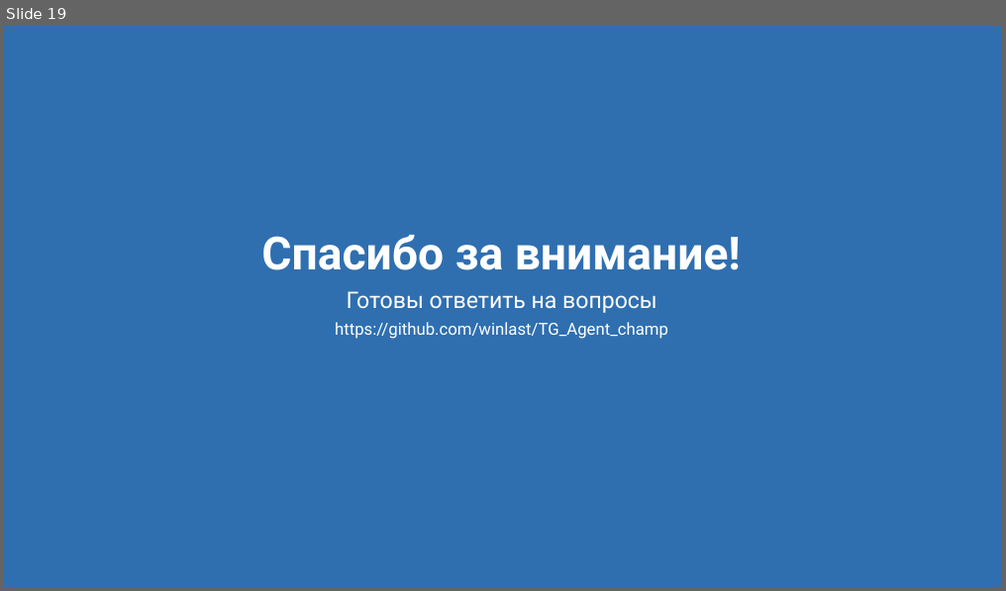
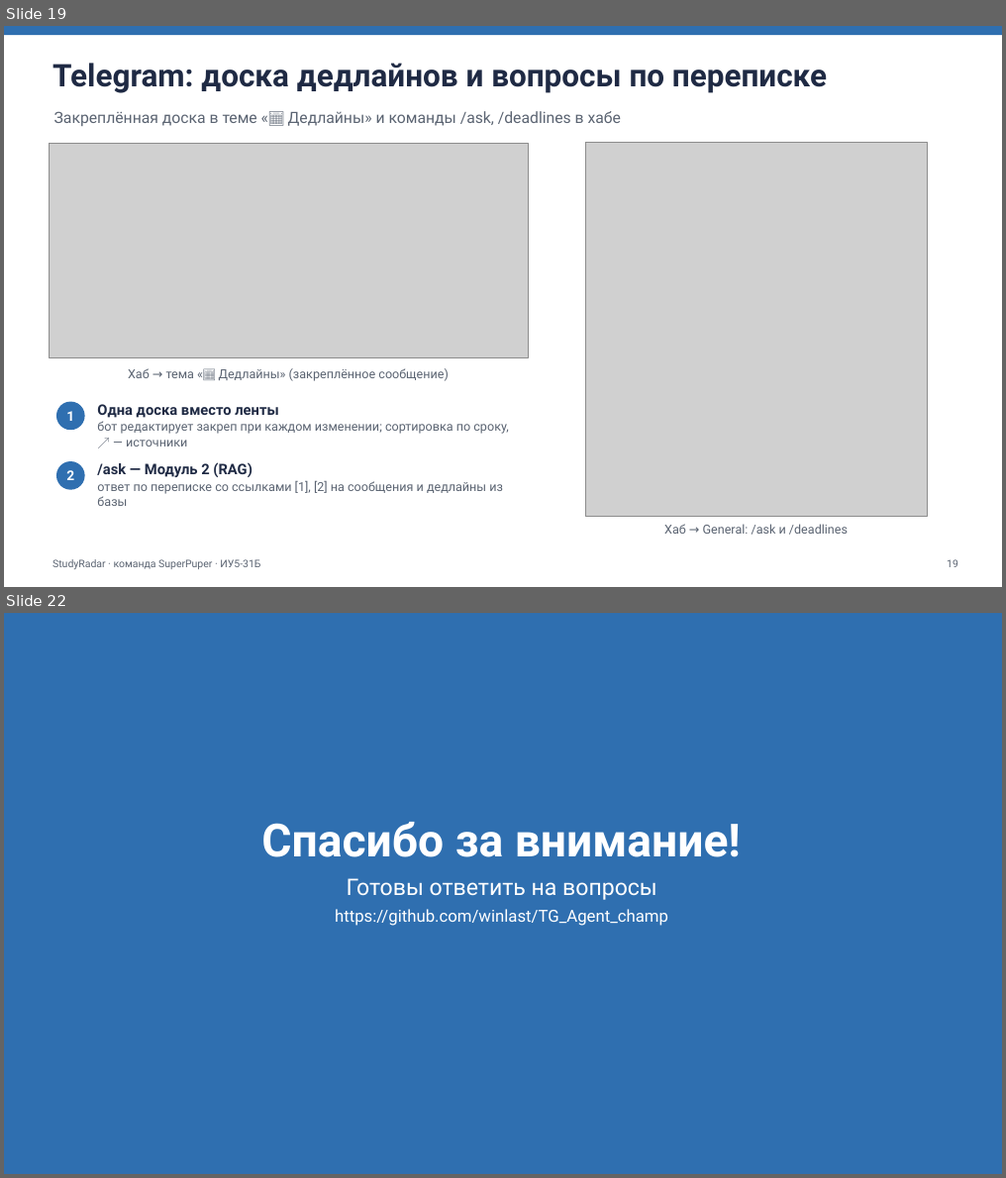
Before and after one commit to winlast/TG_Agent_champ, a slide deck: docs/StudyRadar_presentation.pptx. Shown one above the other, each under a label of ours: slide 19 before the commit, slides 19 and 22 after it; the slides between them are not shown. The pictures are 1006x591 and 1006x1178 pixels, drawn with LibreOffice and Linux fonts; fonts in the diff are those of the drawing; grey boxes stand for pictures. Boxes give left, top, right and bottom in pixels: in the first picture for what was removed or moved away, otherwise in the second. Text is boxed around its words. In the diff, an @@ line names an element or a change of style, - is before the commit and + after.

Commit message:
Презентация со скриншотами из Telegram, обновлённый README, прокси для бота

```diff
--- a/docs/StudyRadar_presentation.pptx
+++ b/docs/StudyRadar_presentation.pptx
@@ slide 19 added at [4,26,1002,587], background #FFFFFF @@
@@ rectangle added at [4,26,1002,35], fill #2F6FB0 @@
@@ text added at [53,63,827,93], 30 pt, text #1F2A44, bold @@
+Telegram: доска дедлайнов и вопросы по переписке
@@ text added at [54,111,621,126], 15 pt, text #5B6472 @@
+Закреплённая доска в теме «📅 Дедлайны» и команды /ask, /deadlines в хабе
@@ picture added at [49,144,528,359] @@
@@ picture added at [586,142,928,516] @@
@@ text added at [128,369,448,381], 12 pt, text #5B6472 @@
+Хаб → тема «📅 Дедлайны» (закреплённое сообщение)
@@ ellipse added at [56,402,85,430], fill #2F6FB0, 13 pt, text #FFFFFF, bold @@
+1
@@ text added at [97,404,508,447], 12 pt, text #5B6472 @@
+Одна доска вместо ленты
+бот редактирует закреп при каждом изменении; сортировка по сроку, ↗ — источники
@@ ellipse added at [56,462,85,490], fill #2F6FB0, 13 pt, text #FFFFFF, bold @@
+2
@@ text added at [97,463,503,506], 12 pt, text #5B6472 @@
+/ask — Модуль 2 (RAG)
+ответ по переписке со ссылками [1], [2] на сообщения и дедлайны из базы
@@ text added at [664,524,847,535], 12 pt, text #5B6472 @@
+Хаб → General: /ask и /deadlines
@@ text added at [53,560,260,570], 10 pt, text #5B6472 @@
+StudyRadar · команда SuperPuper · ИУ5-31Б
@@ text added at [946,560,958,568], 10 pt, text #5B6472 @@
+19
@@ what was slide 19 is now slide 22 @@
```
Also in this commit, not shown: 3 slides changed, 2 other slides added, 22 other files.
